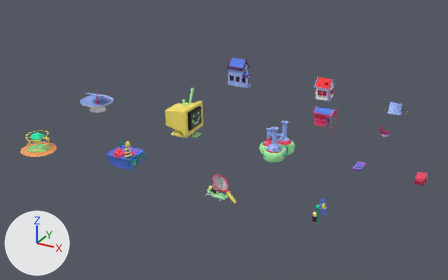
The Blender file assets/models/buildings.blend: old version first, new version second.
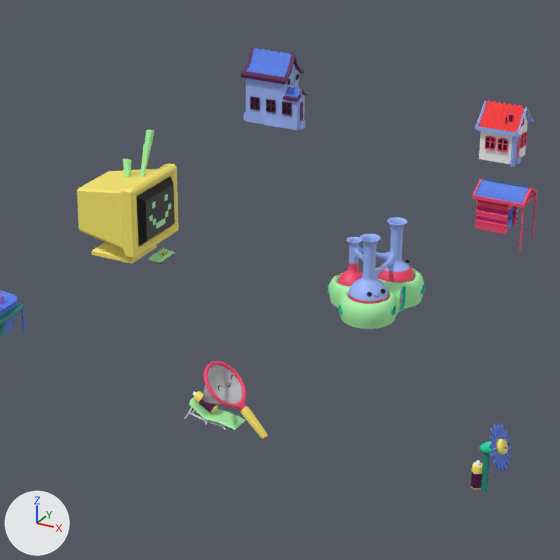
Each version appears first whole from a 50 mm camera at (9.5, -91.9, 28.7) aimed at (-22.7, -33.3, -0.6), and next in a close-up on the part from 30% to 77% of the width and 14% to 89% of the height. Lighting does not change. The marker at lower left points along +X, +Y and +Z.

The first close-up shows 'garage', 'garage_roof_detailed', 'house', 'house_roof', 'lab', 'lab_chimneys', 'mansion', 'mansion_roof', 'solarpower', 'solarpower_beam', 'supercomputer', 'supercomputer_screen'.
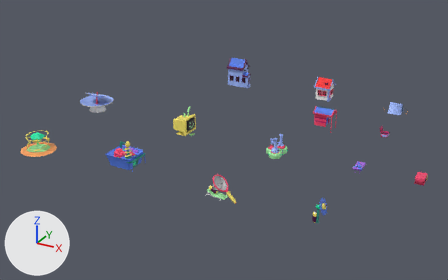
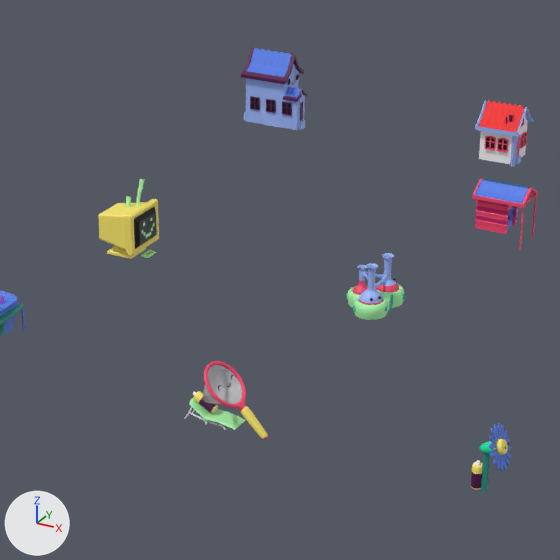
Commit message: Scale down some buildings

What differs and where, as boxes (x1, y1, x2, y2) in the close-ups (560 x 560 px):
'supercomputer', rescaled (40% narrower, 40% shorter): before (77, 164, 179, 264); after (98, 199, 159, 259)
'lab_chimneys', rescaled (40% narrower, 40% shorter): before (338, 217, 414, 304); after (353, 253, 398, 305)
'lab', rescaled (39% narrower, 40% shorter): before (329, 267, 424, 329); after (347, 283, 405, 320)
'supercomputer_screen', rescaled (37% narrower, 39% shorter): before (146, 185, 175, 240); after (139, 212, 157, 245)
'supercomputer_gem', rescaled (39% narrower, 40% shorter): before (123, 130, 155, 177); after (126, 179, 145, 207)
'supercomputer_table', rescaled (37% narrower, 41% shorter): before (149, 248, 175, 264); after (141, 250, 157, 259)
'lab_windows', rescaled (40% narrower, 38% shorter): before (328, 284, 425, 315); after (347, 293, 405, 312)
'lab_f_face', rescaled: before (367, 289, 386, 297); after (370, 296, 381, 301)
'supercomputer_keyboard', rescaled (not visible afterwards): before (159, 250, 168, 257)

Diff of the bpy script that builds the scene:
```diff
--- a/assets/models/buildings.blend.py
+++ b/assets/models/buildings.blend.py
@@ ob_lab @@
 ob_lab.location = (-15.18, -35.07, 0.0)
+ob_lab.scale = (0.6, 0.6, 0.6)
 _m = ob_lab.modifiers.new('Subdivision', 'SUBSURF')
@@ ob_supercomputer @@
 ob_supercomputer.location = (-27.0, -35.0, 0.0)
+ob_supercomputer.scale = (0.6, 0.6, 0.6)
```
